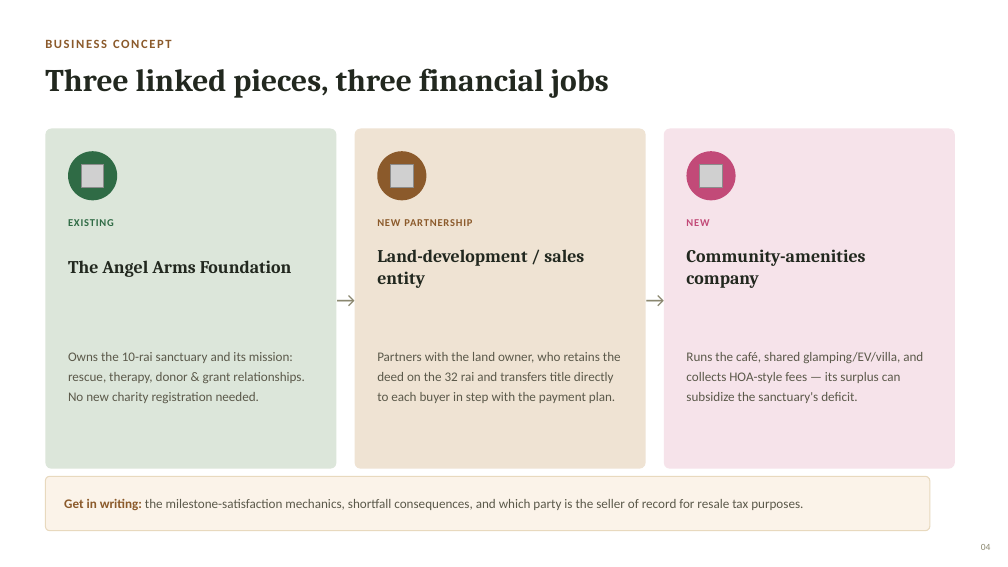
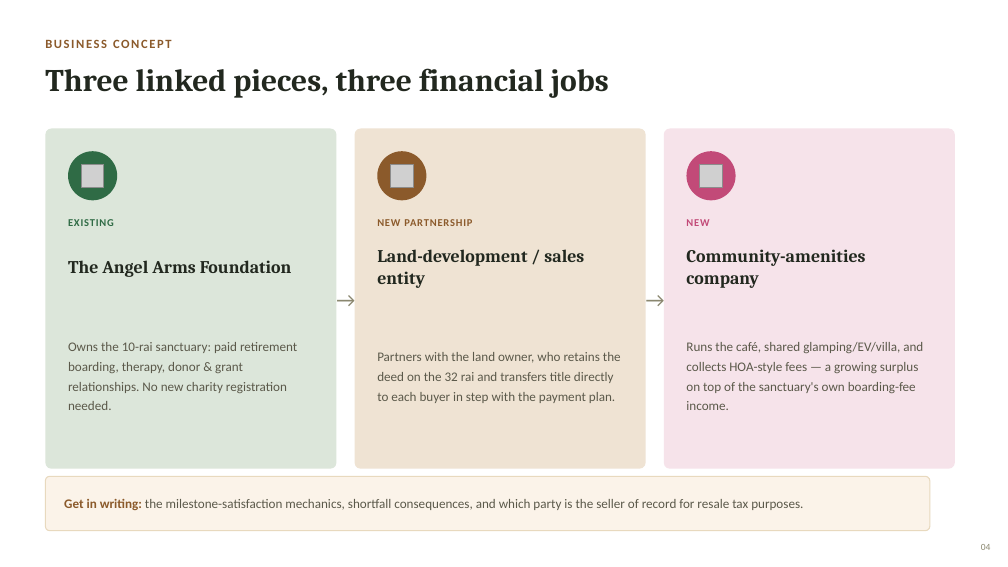
Before and after one commit to apinyacode/FarmDeApp, a slide deck: slide 4 of business-plan/presentation/Angel_Arms_Sanctuary_Plan.pptx. Drawn at 1008x567 pixels with LibreOffice and Linux fonts; fonts in the diff are those of the drawing; grey boxes stand for pictures. Boxes give left, top, right and bottom in pixels: in the first picture for what was removed or moved away, otherwise in the second. Text is boxed around its words. In the diff, an @@ line names an element or a change of style, - is before the commit and + after.

```diff
--- a/business-plan/presentation/Angel_Arms_Sanctuary_Plan.pptx
+++ b/business-plan/presentation/Angel_Arms_Sanctuary_Plan.pptx
@@ text at box(68, 342, 297, 410): text changed @@
-Owns the 10-rai sanctuary and its mission: rescue, therapy, donor & grant relationships. No new charity registration needed.
+Owns the 10-rai sanctuary: paid retirement boarding, therapy, donor & grant relationships. No new charity registration needed.
@@ text at box(686, 342, 923, 410): text changed @@
-Runs the café, shared glamping/EV/villa, and collects HOA-style fees — its surplus can subsidize the sanctuary's deficit.
+Runs the café, shared glamping/EV/villa, and collects HOA-style fees — a growing surplus on top of the sanctuary's own boarding-fee income.
```
Also in this commit, not shown: 11 other slides changed, 1 other file.
